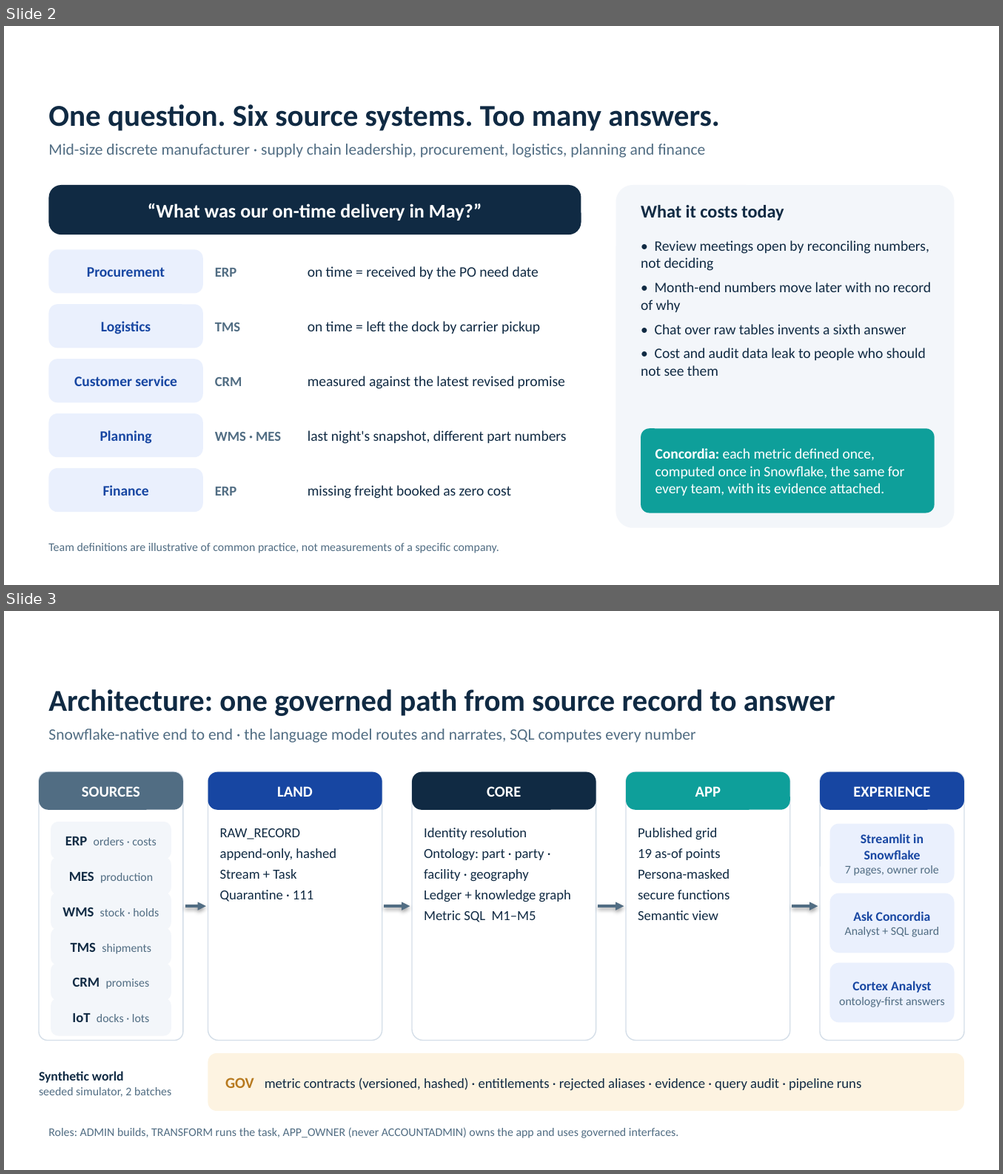
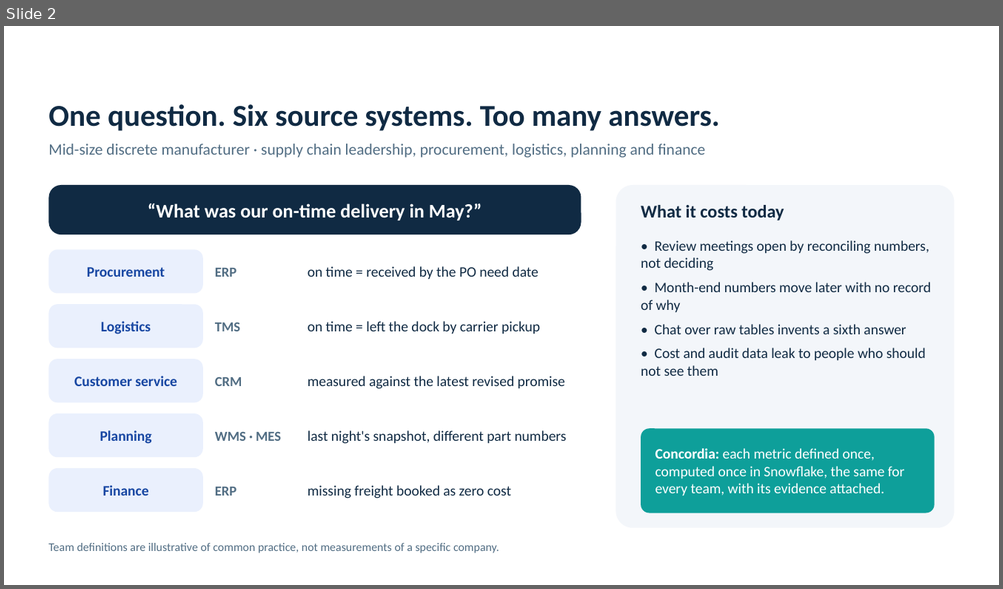
Before and after one commit to ashokjangam/tridents-snowflake-hackathon, a slide deck: docs/submission/CONCORDIA-Prototype-Deck.pptx. Shown one above the other, each under a label of ours: slides 2 and 3 before the commit, slide 2 after it. The pictures are 1003x1174 and 1003x589 pixels, drawn with LibreOffice and Linux fonts; fonts in the diff are those of the drawing; background and template pictures are left out. Boxes give left, top, right and bottom in pixels: in the first picture for what was removed or moved away, otherwise in the second. Text is boxed around its words. In the diff, an @@ line names an element or a change of style, - is before the commit and + after.

```diff
--- a/docs/submission/CONCORDIA-Prototype-Deck.pptx
+++ b/docs/submission/CONCORDIA-Prototype-Deck.pptx
@@ slide 3 removed at <box>4,611,999,1170</box>, background picture (left out) @@
@@ text removed at <box>48,689,835,716</box> @@
-Architecture: one governed path from source record to answer
@@ text removed at <box>48,729,695,743</box> @@
-Snowflake-native end to end · the language model routes and narrates, SQL computes every number
@@ rounded rectangle removed at <box>39,772,183,1041</box> @@
@@ rounded rectangle removed at <box>39,772,183,810</box> @@
-SOURCES
@@ rounded rectangle removed at <box>208,772,382,1041</box> @@
@@ rounded rectangle removed at <box>208,772,382,810</box> @@
-LAND
@@ rounded rectangle removed at <box>412,772,596,1041</box> @@
@@ rounded rectangle removed at <box>412,772,596,810</box> @@
-CORE
@@ rounded rectangle removed at <box>626,772,790,1041</box> @@
@@ rounded rectangle removed at <box>626,772,790,810</box> @@
-APP
@@ rounded rectangle removed at <box>819,772,964,1041</box> @@
@@ rounded rectangle removed at <box>819,772,964,810</box> @@
-EXPERIENCE
@@ rounded rectangle removed at <box>51,822,171,860</box> @@
-ERP orders · costs
@@ text removed at <box>220,829,336,902</box> @@
-RAW_RECORD
-append-only, hashed
-Stream + Task
-Quarantine · 111
@@ text removed at <box>424,828,571,923</box> @@
-Identity resolution
-Ontology: part · party ·
-facility · geography
-Ledger + knowledge graph
-Metric SQL M1–M5
@@ text removed at <box>637,828,729,920</box> @@
-Published grid
-19 as-of points
-Persona-masked
-secure functions
-Semantic view
@@ rounded rectangle removed at <box>830,824,954,883</box> @@
-Streamlit in Snowflake
-7 pages, owner role
@@ text removed at <box>69,871,153,883</box> @@
-MES production
@@ rounded rectangle removed at <box>830,894,954,953</box> @@
-Ask Concordia
-Analyst + SQL guard
@@ text removed at <box>62,907,159,917</box> @@
-WMS stock · holds
@@ arrow removed from (185, 906) to (206, 906) @@
@@ arrow removed from (384, 906) to (410, 906) @@
@@ arrow removed from (597, 906) to (623, 906) @@
@@ arrow removed from (791, 906) to (817, 906) @@
@@ text removed at <box>71,943,151,954</box> @@
-TMS shipments
@@ rounded rectangle removed at <box>830,963,954,1022</box> @@
-Cortex Analyst
-ontology-first answers
@@ text removed at <box>73,977,150,989</box> @@
-CRM promises
@@ text removed at <box>72,1014,150,1022</box> @@
-IoT docks · lots
@@ rounded rectangle removed at <box>208,1054,964,1111</box> @@
-GOV metric contracts (versioned, hashed) · entitlements · rejected aliases · evidence · query audit · pipeline runs
@@ text removed at <box>39,1071,171,1097</box> @@
-Synthetic world
-seeded simulator, 2 batches
@@ text removed at <box>48,1128,678,1139</box> @@
-Roles: ADMIN builds, TRANSFORM runs the task, APP_OWNER (never ACCOUNTADMIN) owns the app and uses governed interfaces.
```
Also in this commit, not shown: 2 slides changed, 1 slide added, 11 other files.
